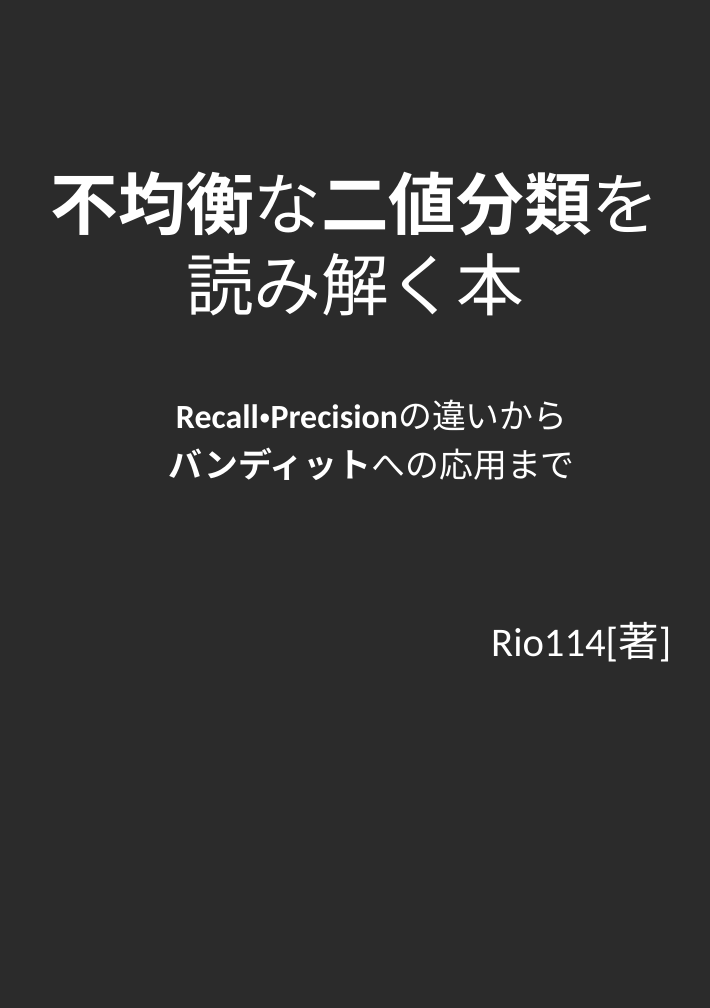
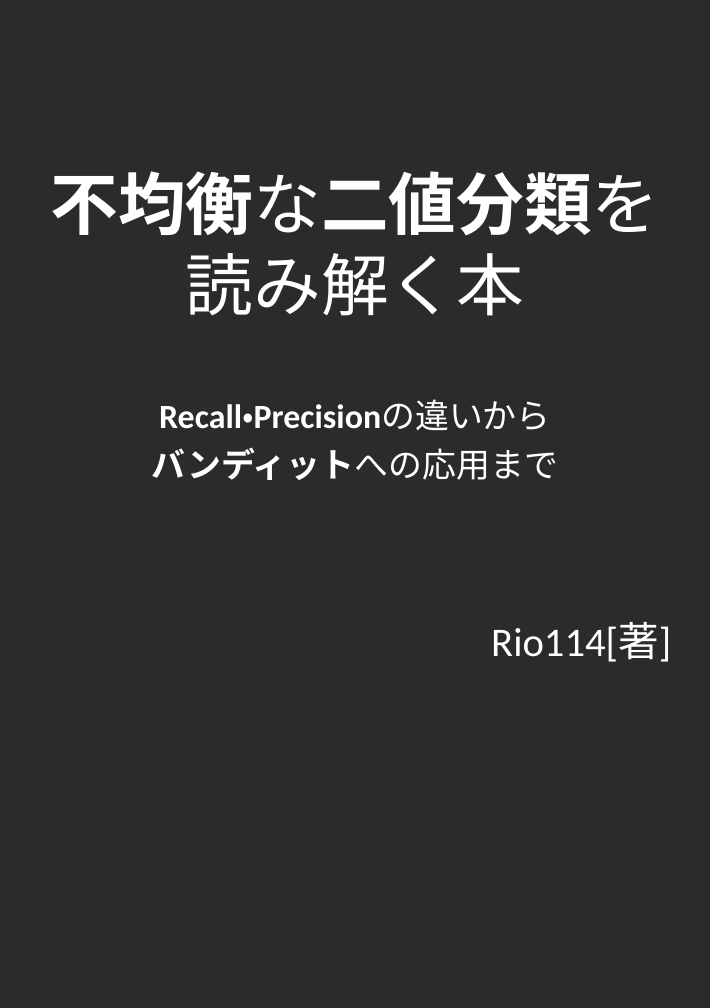
Before and after one commit to Rio114/MachineLearning, a slide deck: slide 1 of unbalance/表紙.pptx. Drawn at 710x1008 pixels with LibreOffice and Linux fonts; fonts in the diff are those of the drawing; background and template pictures are left out; a plain dark background stands for a picture behind light text. Boxes give left, top, right and bottom in pixels: in the first picture for what was removed or moved away, otherwise in the second. Text is boxed around its words. In the diff, an @@ line names an element or a change of style, - is before the commit and + after.

Commit message:
cover

```diff
--- a/unbalance/表紙.pptx
+++ b/unbalance/表紙.pptx
@@ text "Recall・Precisionの違いから": place and size @@
-text "Recall・Precisionの違いから" at (169,400,575,480)
+text "Recall・Precisionの違いから" at (152,400,558,480)
```
